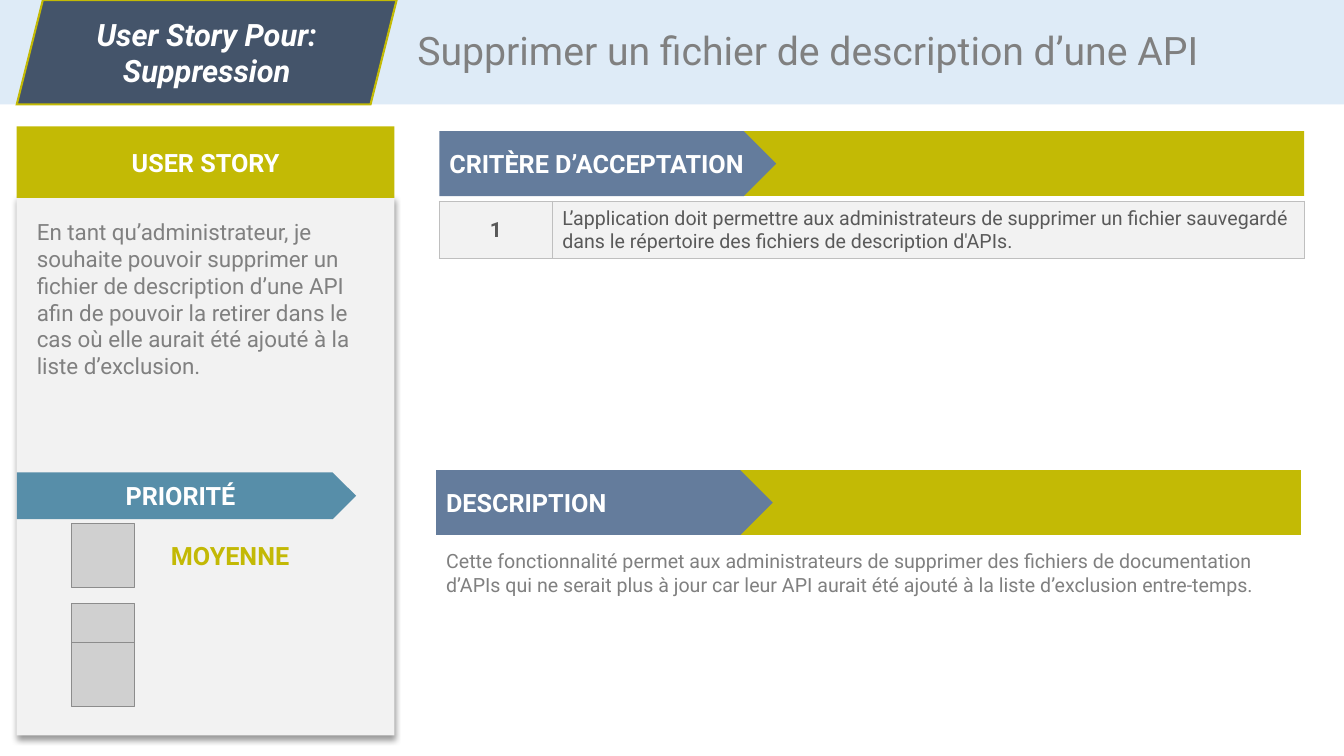
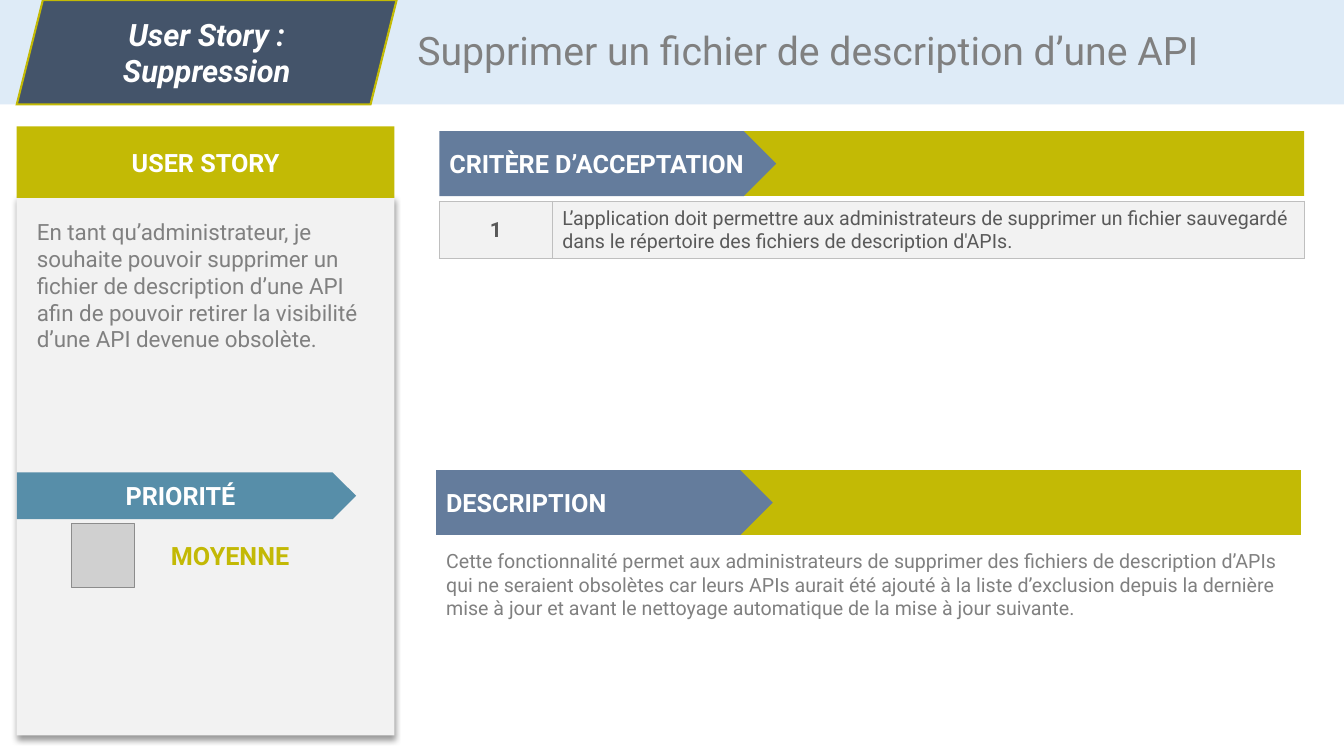
Before and after one commit to CC4K/api-catalog-development, a slide deck: slide 11 of reports/S3-User-Stories/user-stories-dev.odp (slide 7 before the commit). Drawn at 1344x756 pixels with LibreOffice and Linux fonts; fonts in the diff are those of the drawing; grey boxes stand for pictures. Boxes give left, top, right and bottom in pixels: in the first picture for what was removed or moved away, otherwise in the second. Text is boxed around its words. In the diff, an @@ line names an element or a change of style, - is before the commit and + after.

Commit message:
updated user stories (meeting tomorrow)

```diff
--- a/reports/S3-User-Stories/user-stories-dev.odp
+++ b/reports/S3-User-Stories/user-stories-dev.odp
@@ text in parallelogram at box(123, 24, 290, 89): text changed @@
-User Story Pour: Suppression
+User Story :
+Suppression
@@ text at box(37, 223, 357, 347): text changed @@
-En tant qu’administrateur, je souhaite pouvoir supprimer un fichier de description d’une API afin de pouvoir la retirer dans le cas où elle aurait été ajouté à la liste d’exclusion.
+En tant qu’administrateur, je souhaite pouvoir supprimer un fichier de description d’une API afin de pouvoir retirer la visibilité d’une API devenue obsolète.
@@ text at box(446, 553, 1276, 619): text changed @@
-Cette fonctionnalité permet aux administrateurs de supprimer des fichiers de documentation d’APIs qui ne serait plus à jour car leur API aurait été ajouté à la liste d’exclusion entre-temps.
+Cette fonctionnalité permet aux administrateurs de supprimer des fichiers de description d’APIs qui ne seraient obsolètes car leurs APIs aurait été ajouté à la liste d’exclusion depuis la dernière mise à jour et avant le nettoyage automatique de la mise à jour suivante.
@@ picture removed at box(72, 602, 135, 666) @@
@@ picture removed at box(72, 643, 135, 706) @@
```
Also in this commit, not shown: 9 other slides changed, 4 slides added, 1 slide removed, 11 other files.
